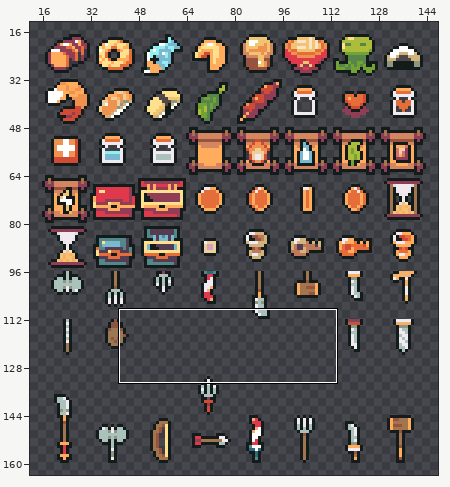
Two states of a sprite sheet, project/assets/NinjaAdventure/items/items_trans_weapons.png. Above: a wide view before the commit, with the close-up outlined.
Close-up. The starting point:
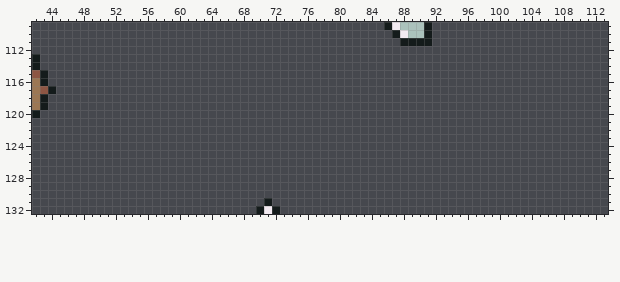
The file is 160x176 pixels. Colours within 5 levels of each other are drawn and written as one. Shown: x 42..113, y 109..132. The wide view leaves out empty margins.
And afterwards:
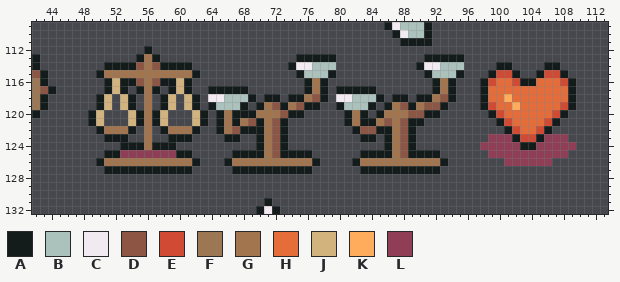
Palette (. is transparent): A #141b1b  B #abc2bc  C #f2eaf1  D #8d5644  E #d14b34  F #9c7754  G #a3754e  H #e46d3a  J #d2b37d  K #ffad5d  L #8f3e56
From the commit log: * stats panel uses icons instead of text labels
Difference:
@@ x 42..113 @@
 111 ..............................................AAAA......................
-112 ........................................................................
-113 A.......................................................................
-114 A.......................................................................
-115 DA......................................................................
-116 FA......................................................................
-117 FDA.....................................................................
-118 FA......................................................................
-119 FA......................................................................
-120 A.......................................................................
-121 ........................................................................
-122 ........................................................................
-123 ........................................................................
-124 ........................................................................
-125 ........................................................................
-126 ........................................................................
-127 ........................................................................
+112 ..............A.........................................................
+113 A............AGA.................AAAAA...........AAAAA..................
+114 A........AAAADGDAAAA............ACCBBB..........ACCBBB....AA....AA......
+115 DA......AGGGGGGGGGGGA............ABBBA...........ABBBA...AEEA..AEEA.....
+116 FA.......AJAADGDAAJA..............AGA.............AGA...AEHHEAAHHHEA....
+117 FDA......AJA.AGA.AJA..AAAAA.......AGA.AAAAA.......AGA...AHHHHHHHHHHA....
+118 FA......AJ.JA.G.AJ.JA.CCBBBA.AA.AAGDA.CCBBBA.AA.AAGDA...AHHKHHHHHHHA....
+119 FA......AJ.JA.G.AJ.JA.ABBBA.AGDAGDAA..ABBBA.AGDAGDDA....AEHHKHHHHHEA....
+120 A......AJ...JAGAJ...JA.AGAAAGGGDAA.....AGA.AGGGDDAA......AEHHHHHHEA.....
+121 .......AJ...JAGAJ...JA.AGAGDAGDA.......AGAAGDGDAA.........AEHHHHEA......
+122 ........AGGGA.G.AGGGA..AGDAAAGDA........ADDAAGDA...........AEHHEA.......
+123 .........AAA..G..AAA....AA..AGDA.........AA.AGDA.........LLLAEEALLL.....
+124 ...........AAAGAAA..........AGDA............AGDA........LLLLLAALLLLL....
+125 .........AALLLLLLLAA.....AAAAGDAAAA......AAAAGDAAAA......LLLLLLLLLL.....
+126 ........AGGGGGGGGGGGA...AGGGGGGGGGGA....AGGGGGGGGGGA.......LLLLLL.......
+127 .........AAAAAAAAAAA.....AAAAAAAAAA......AAAAAAAAAA.....................
 128 ........................................................................
Where, in picture pixels (left, top, right, bottom), the same in both close-ups:
added: (88, 46, 576, 174)
